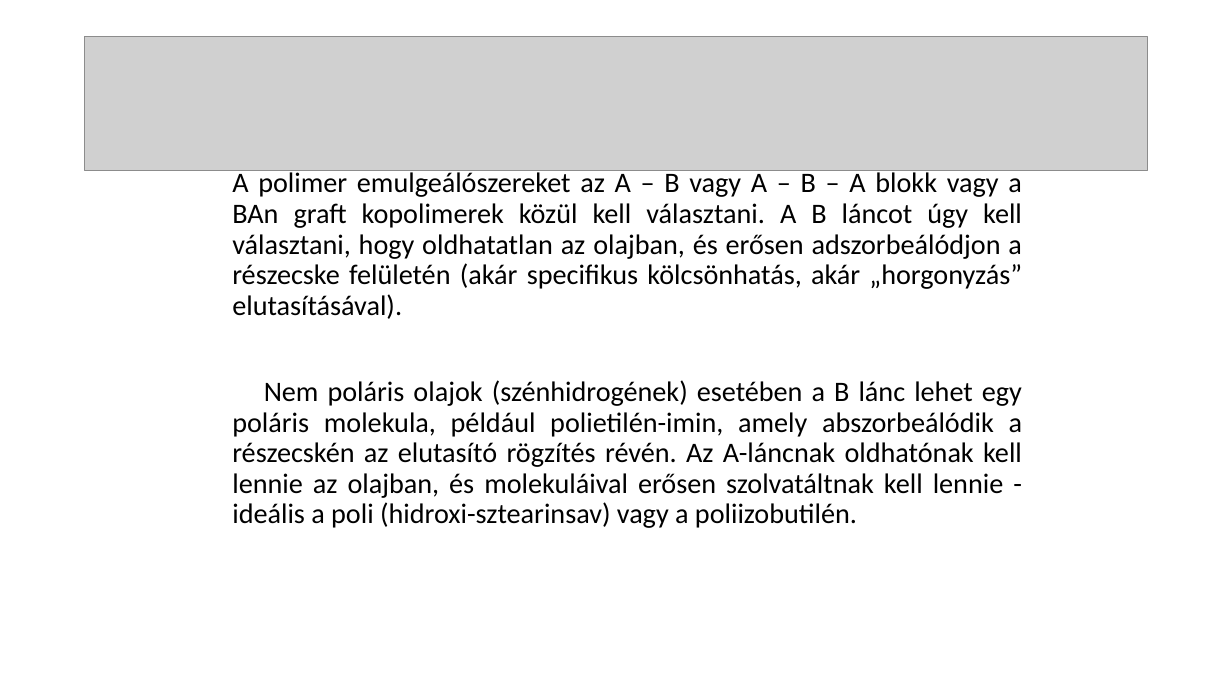
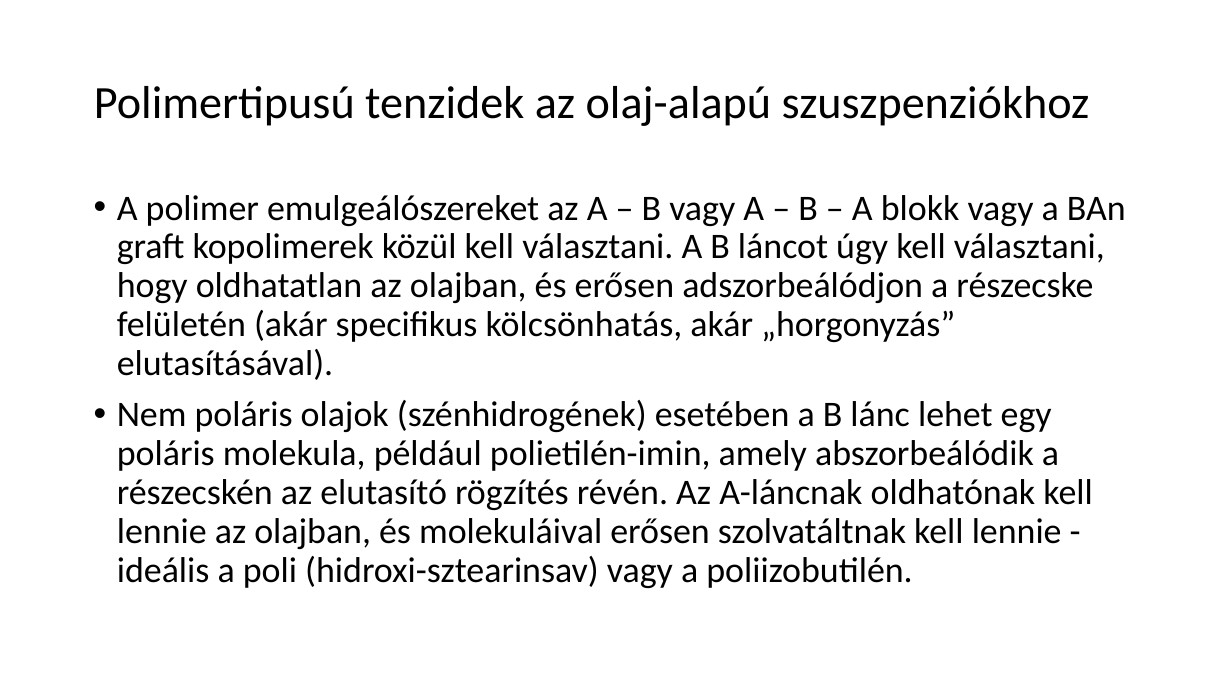
Before and after one commit to LilianaBohus/chemistry-presenations, a slide deck: slide 40 of oil-based-suspensions.ppt (slide 41 before the commit). Drawn at 1232x693 pixels with LibreOffice and Linux fonts; fonts in the diff are those of the drawing; grey boxes stand for pictures. Boxes give left, top, right and bottom in pixels: in the first picture for what was removed or moved away, otherwise in the second. Text is boxed around its words. In the diff, an @@ line names an element or a change of style, - is before the commit and + after.

```diff
--- a/oil-based-suspensions.ppt
+++ b/oil-based-suspensions.ppt
@@ picture removed at <box>85,37,1147,171</box> @@
@@ title added at <box>94,86,1090,126</box>, 36 pt, text #000000 @@
+Polimertipusú tenzidek az olaj-alapú szuszpenziókhoz
@@ text "A polimer emulgeálószereket az A ...": place and size @@
-text "A polimer emulgeálószereket az A ..." at <box>232,169,1023,528</box>
+text "A polimer emulgeálószereket az A ..." at <box>117,195,1126,588</box>
@@ text "A polimer emulgeálószereket az A ..." at <box>117,195,1126,588</box>: size 22 to 28 pt; alignment justified to left; bullet none to • @@
```
Also in this commit, not shown: 6 other slides changed, 1 slide removed.
